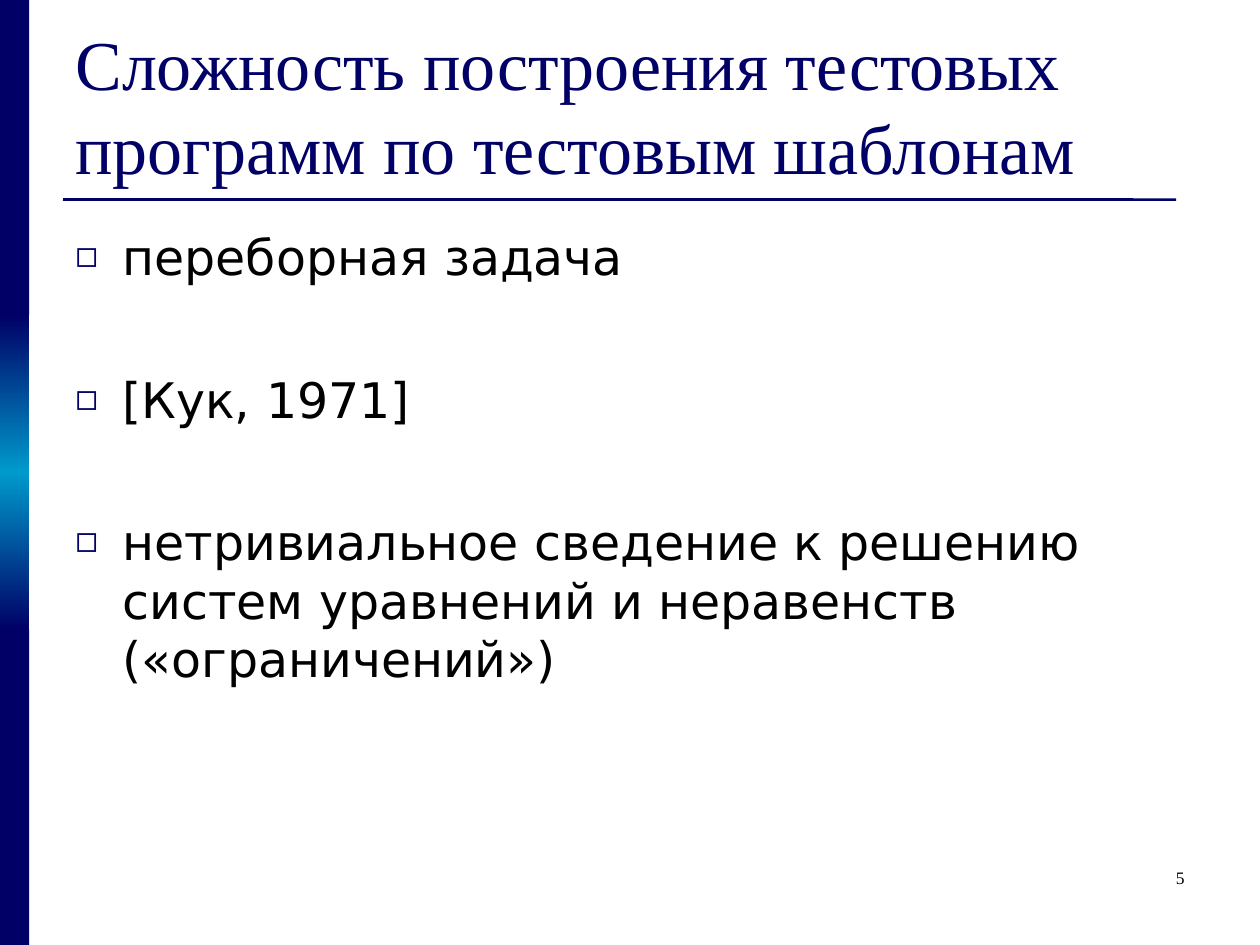
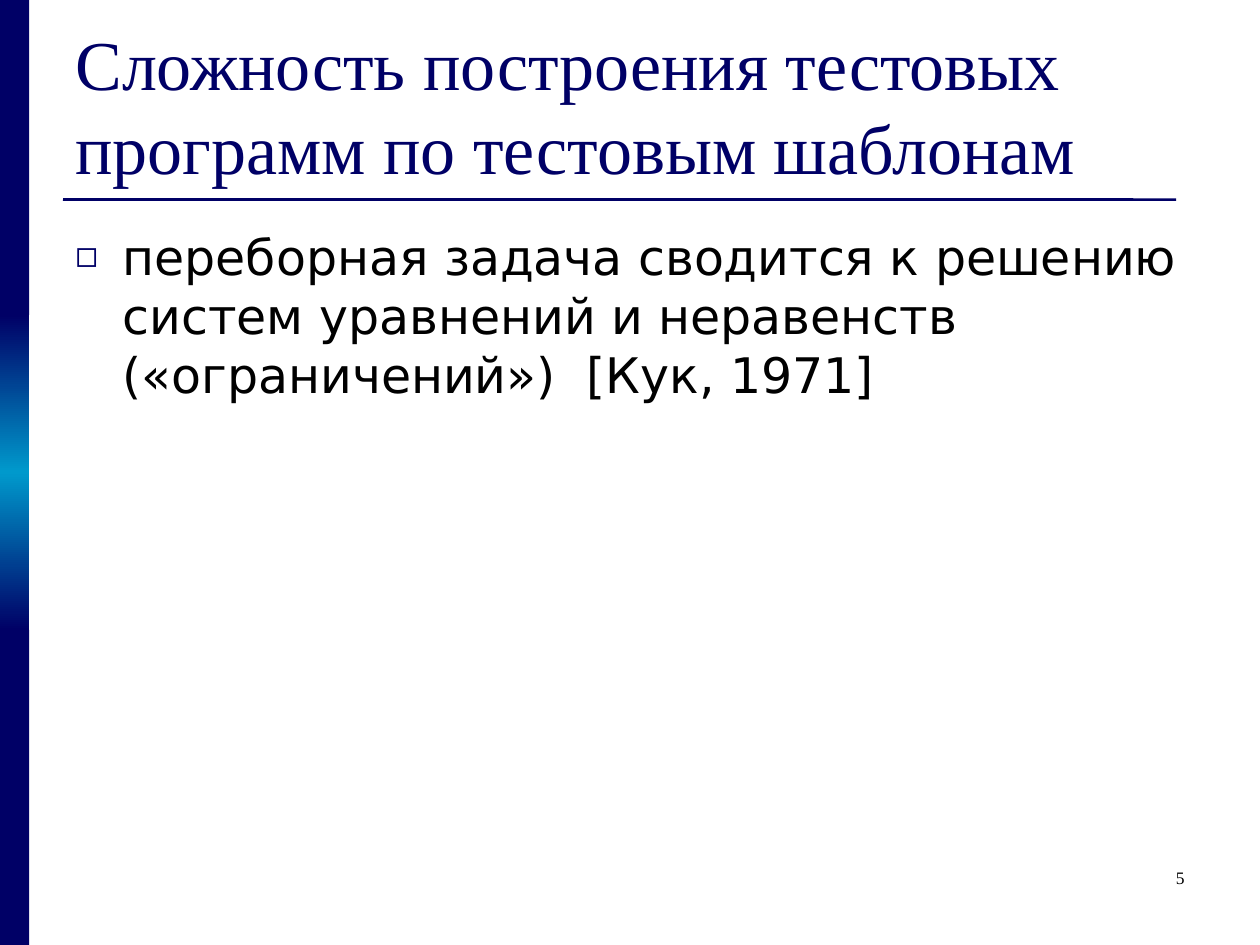
Before and after one commit to kornevgen/tesla-project, a slide deck: slide 5 of papers/THESIS/talks/z2611.ppt. Drawn at 1260x945 pixels with LibreOffice and Linux fonts; fonts in the diff are those of the drawing. Boxes give left, top, right and bottom in pixels: in the first picture for what was removed or moved away, otherwise in the second. Text is boxed around its words. In the diff, an @@ line names an element or a change of style, - is before the commit and + after.

```diff
--- a/papers/THESIS/talks/z2611.ppt
+++ b/papers/THESIS/talks/z2611.ppt
@@ text at <box>123,237,1176,404</box>: text changed @@
-◻ переборная задача
-◻ [Кук, 1971]
-◻ нетривиальное сведение к решению систем уравнений и неравенств («ограничений»)
+◻ переборная задача сводится к решению систем уравнений и неравенств («ограничений») [Кук, 1971]
```
Also in this commit, not shown: 2 other slides changed.
